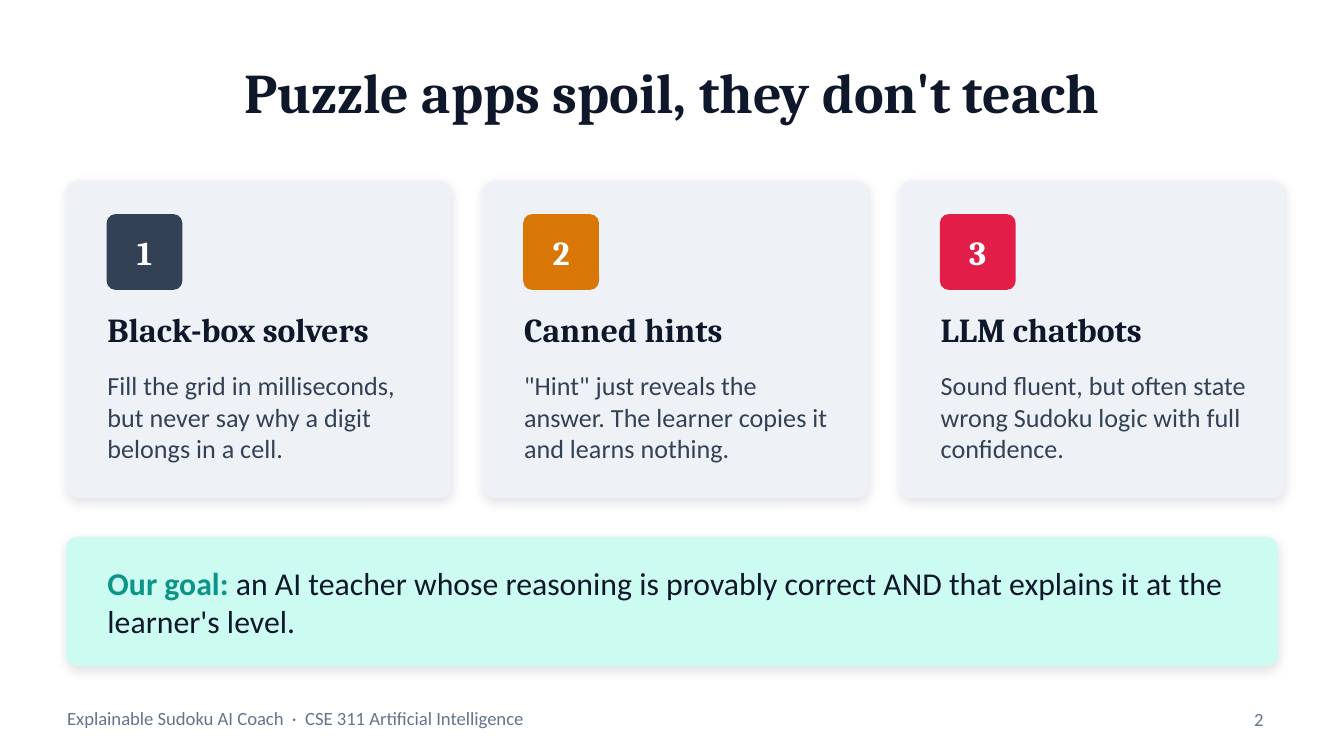
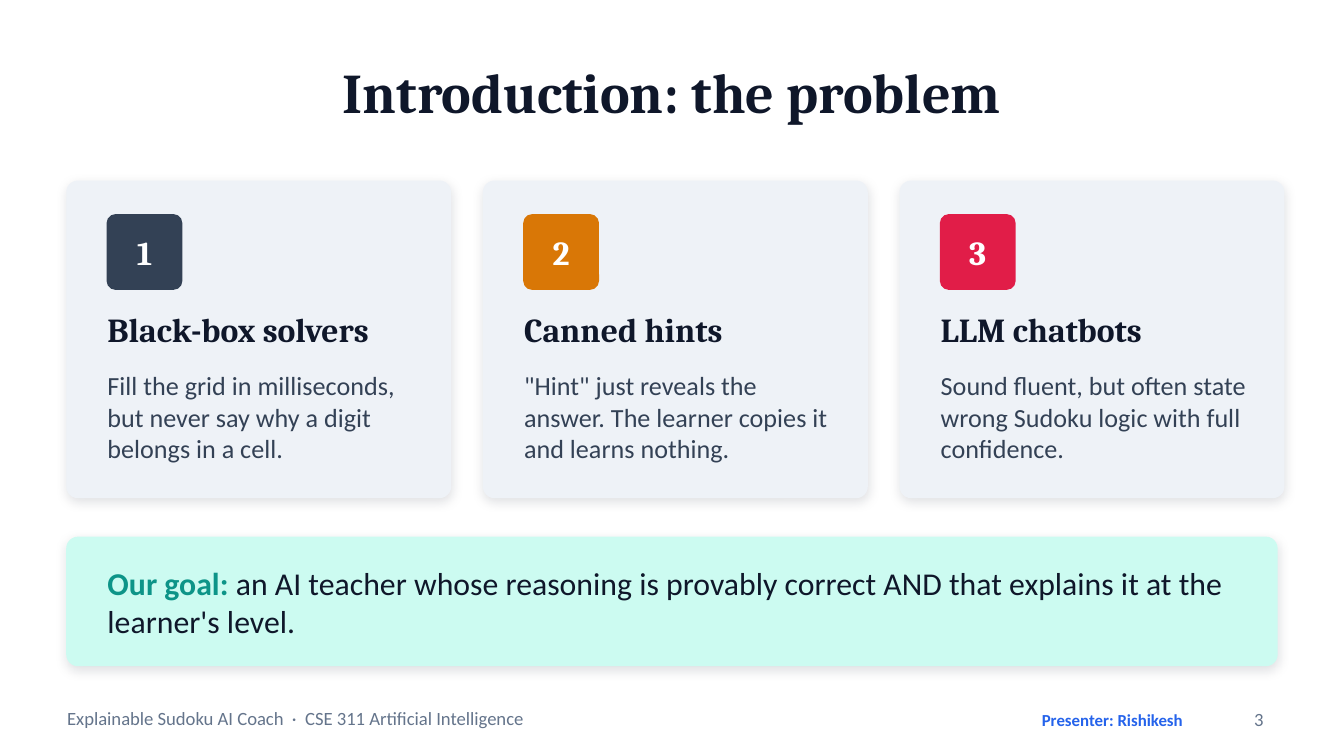
Before and after one commit to tejaes7/Sudoku-Sensei, a slide deck: slide 3 of Sudoku_AI_Coach_Presentation.pptx (slide 2 before the commit). Drawn at 1344x756 pixels with LibreOffice and Linux fonts; fonts in the diff are those of the drawing. Boxes give left, top, right and bottom in pixels: in the first picture for what was removed or moved away, otherwise in the second. Text is boxed around its words. In the diff, an @@ line names an element or a change of style, - is before the commit and + after.

```diff
--- a/Sudoku_AI_Coach_Presentation.pptx
+++ b/Sudoku_AI_Coach_Presentation.pptx
@@ title at (343,74,1001,125): text changed @@
-Puzzle apps spoil, they don't teach
+Introduction: the problem
@@ text added at (1042,714,1183,726), 9 pt, text #2563EB, bold @@
+Presenter: Rishikesh
@@ page number at (1254,714,1263,726): text changed @@
-2
+3
```
Also in this commit, not shown: 11 other slides changed, 3 slides added, 3 slides removed, 1 other file.
